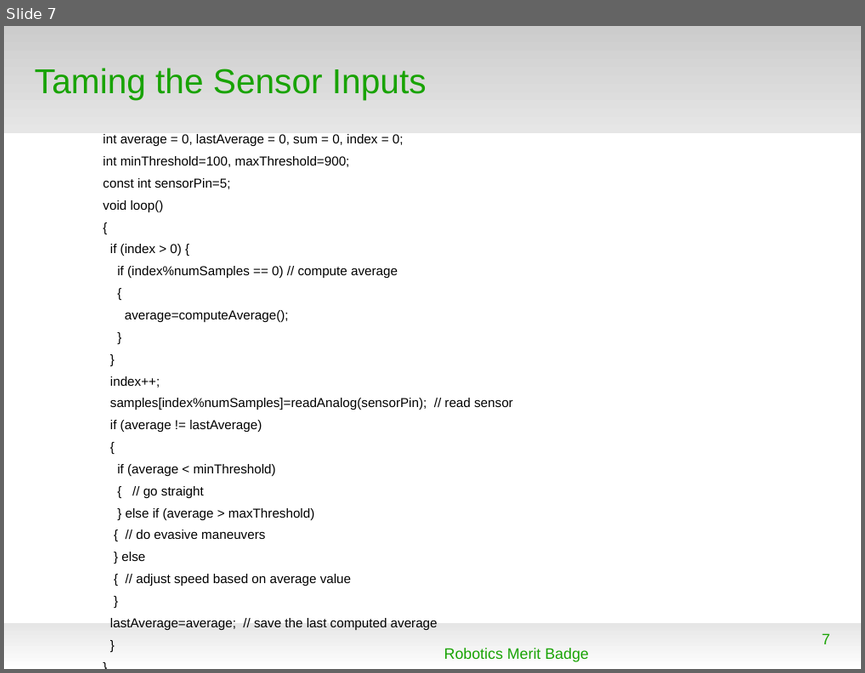
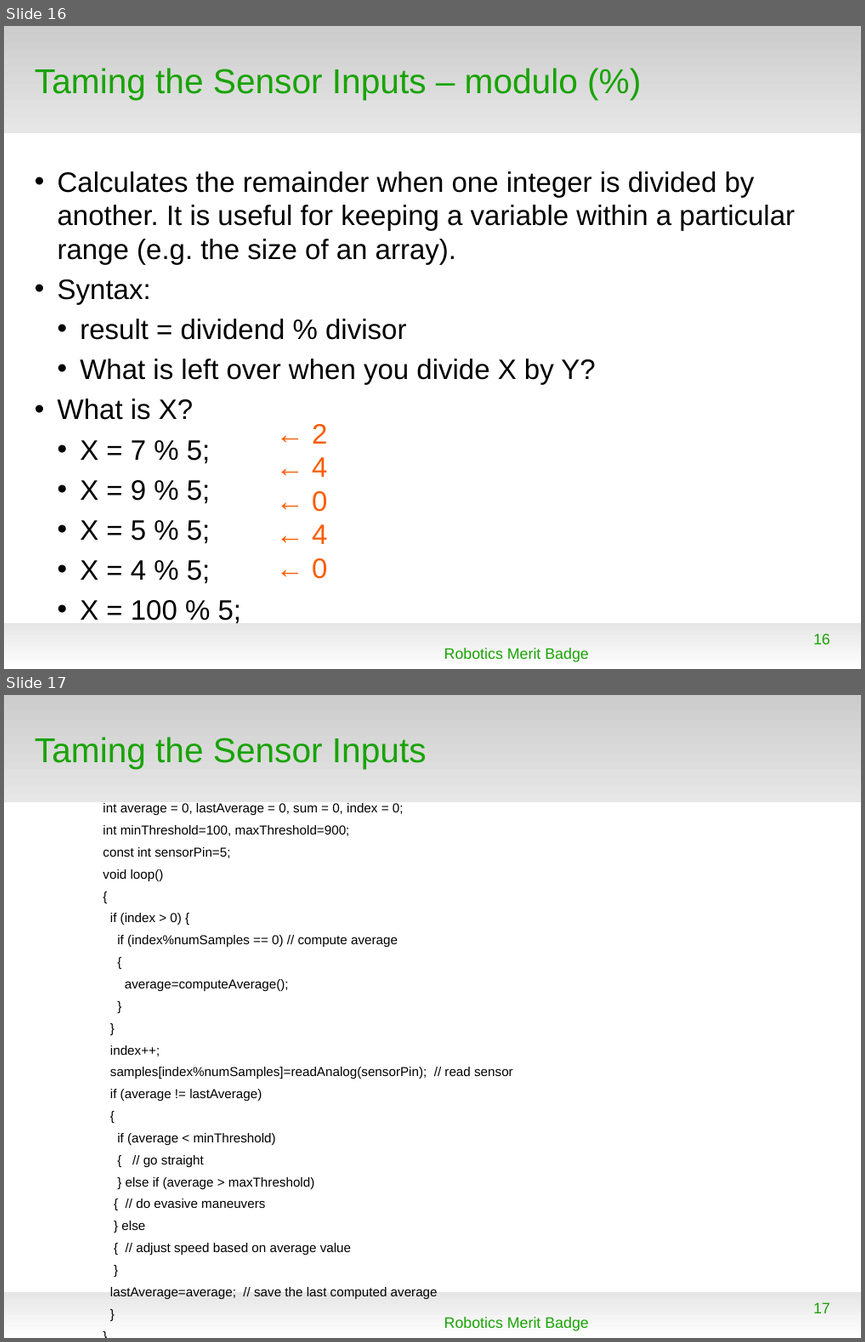
Before and after one commit to spiderman-2099/RoboticsMB, a slide deck: doc/RMB_Session3.odp. Shown one above the other, each under a label of ours: slide 7 before the commit, slides 16 and 17 after it. The pictures are 865x673 and 865x1342 pixels, drawn with LibreOffice and Linux fonts; fonts in the diff are those of the drawing; background and template pictures are left out. Boxes give left, top, right and bottom in pixels: in the first picture for what was removed or moved away, otherwise in the second. Text is boxed around its words. In the diff, an @@ line names an element or a change of style, - is before the commit and + after.

Commit message:
Add more example slides, Add Sensor Average/Threshold examples

```diff
--- a/doc/RMB_Session3.odp
+++ b/doc/RMB_Session3.odp
@@ slide 16 added at box(4, 26, 861, 669), background #FFFFFF; not listed: 2 template elements that a slide beside it also shows @@
@@ title added at box(35, 68, 578, 99), 32 pt, text #18A303 @@
+Taming the Sensor Inputs – modulo (%)
@@ text added at box(58, 171, 794, 584), 26 pt, text #000000 @@
+• Calculates the remainder when one integer is divided by another. It is useful for keeping a variable within a particular range (e.g. the size of an array).
+• Syntax:
+  • result = dividend % divisor
+  • What is left over when you divide X by Y?
+• What is X?
+  • X = 7 % 5;
+  • X = 9 % 5;
+  • X = 5 % 5;
+  • X = 4 % 5;
+  • X = 100 % 5;
@@ text added at box(312, 424, 327, 578), 26 pt, text #FC5C00 @@
+← 2
+← 4
+← 0
+← 4
+← 0
@@ page number added at box(813, 633, 830, 644), 14 pt, text #18A303 @@
+16
@@ text added at box(444, 647, 588, 662), 14 pt, text #18A303 @@
+Robotics Merit Badge
@@ what was slide 7 is now slide 17 @@
@@ page number at box(813, 1302, 830, 1313): text changed @@
-7
+17
```
Also in this commit, not shown: 4 slides changed, 9 other slides added, 2 other files.
